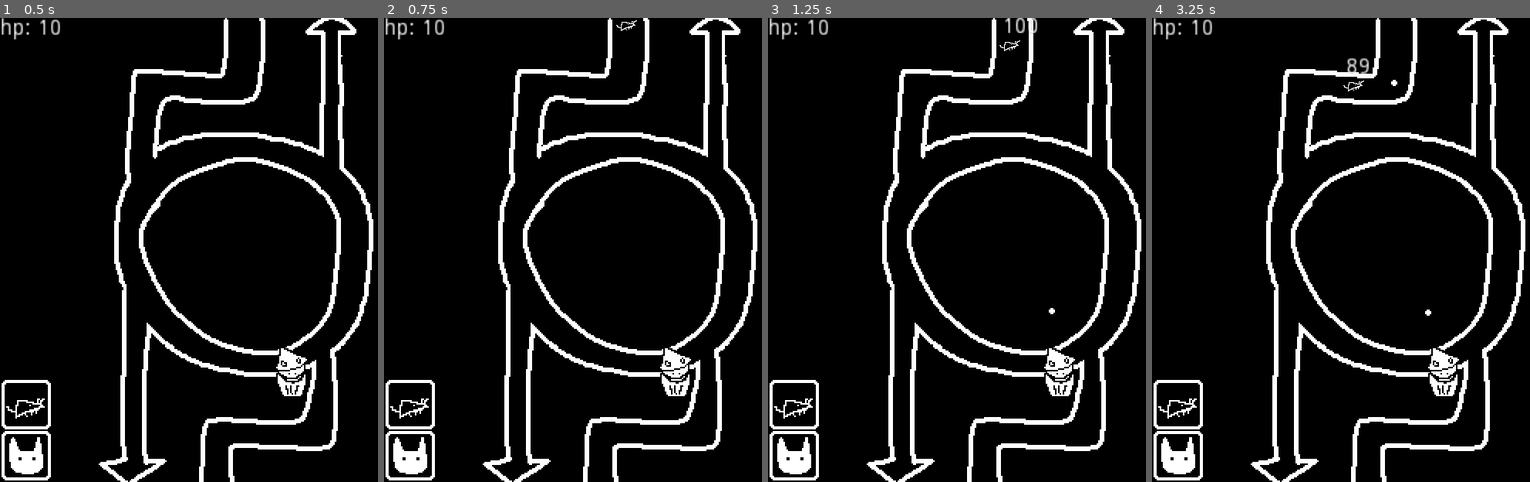
Above: before the commit, frames 1-4 (left to right).
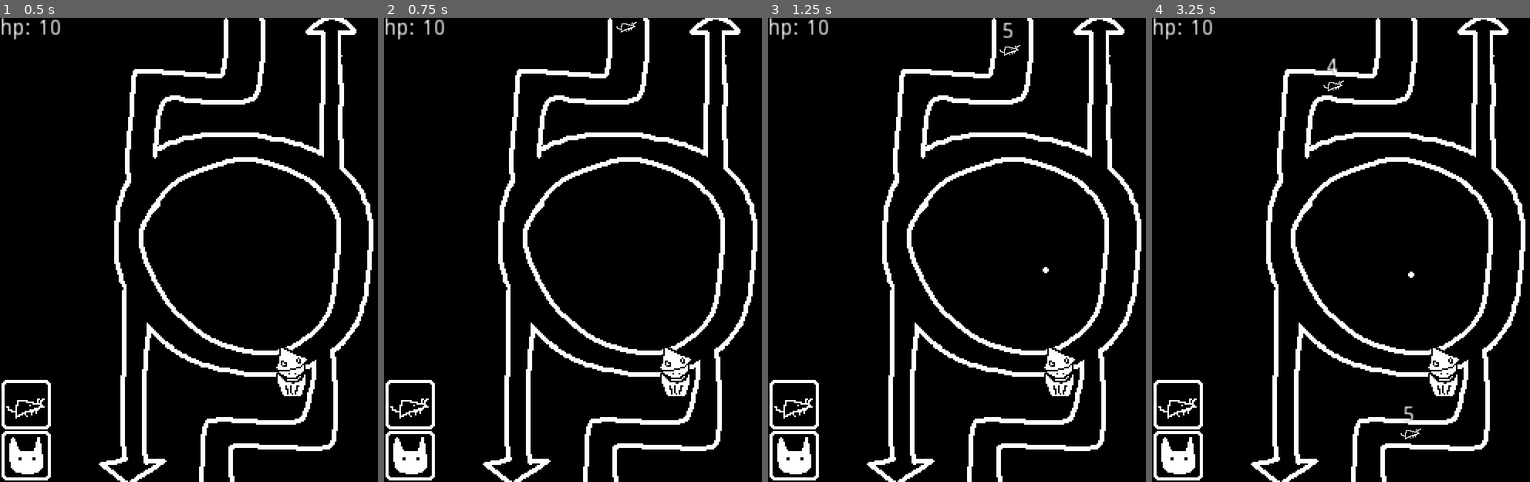
Above: after the commit, the same moments.

Repository: andymjchang/gmtk-2023
Game: Godot game, scene res://Scenes/Main.tscn
Two runs of this game, one before a commit and one after it. Both use one fixed random seed, a clock stepped at 60 frames per second and the inputs below.
Inputs (mouse positions are in pixels of both pictures, inside the frame that each line leads up to):
- Up to frame 1 (0.5 s): no input
- Up to frame 2 (0.75 s): tap Enter at 0.5 s; move the mouse to (410, 403) at 0.52 s; click (410, 403) at 0.6 s
- Up to frame 3 (1.25 s): no input
- Up to frame 4 (3.25 s): move the mouse to (1178, 454) at 1.27 s; click (1178, 454) at 1.35 s; move the mouse to (1427, 147) at 2.02 s; click (1427, 147) at 2.1 s; move the mouse to (1359, 342) at 2.77 s; click (1359, 342) at 2.85 s

Frame 1 is identical in both runs. In frame 2, less than 0.1% of the frame differs, in the area x 61-67%, y 0-4%; in frame 3, 0.3%; in frame 4, 0.4%, in the area x 45-74%, y 8-91%.

Commit message:
bullet multiple collision bug fix

Diff:
--- a/Objects/PrefabTest.gd
+++ b/Objects/PrefabTest.gd
@@ -2,7 +2,7 @@
 
 var atkSpd = 1
 var bulletDmg = 1
-var bulletSpd = 150
+var bulletSpd = 250
 var bulletNode = preload("res://Objects/Projectile.tscn")
 
 func _ready():
@@ -11,7 +11,7 @@
 func find_closest_target():
 	var unitArray = get_tree().get_nodes_in_group("UnitNode")
 
-	if unitArray.size() > 0:
+	if unitArray.size() > 0 and visible == true:
 		var dirVector = unitArray[0].global_position - global_position
 		dirVector = dirVector.normalized()
 		var bulletInstance = bulletNode.instance()
@@ -21,3 +21,4 @@
 func _on_Timer_timeout():
 	find_closest_target()
 	$Timer.wait_time = 1 / atkSpd
+	$Timer.start()
--- a/Objects/PrefabTest.tscn
+++ b/Objects/PrefabTest.tscn
@@ -12,5 +12,6 @@
 texture = ExtResource( 1 )
 
 [node name="Timer" type="Timer" parent="."]
+one_shot = true
 
 [connection signal="timeout" from="Timer" to="." method="_on_Timer_timeout"]
--- a/Objects/TestUnit.gd
+++ b/Objects/TestUnit.gd
@@ -2,9 +2,9 @@
 
 onready var path_follow = get_parent()
 
-var speed := 25
+var speed := 30
 var dmg := 1
-var hp := 100
+var hp := 5
 
 func _process(delta):
 	$RichTextLabel.text = str(hp)
@@ -35,6 +35,6 @@
 
 func _on_Area2D_area_shape_entered(area_rid, area, area_shape_index, local_shape_index):
 	print(area.get_parent().hit)
-
+	print(area)
 	if area.is_in_group("BulletNode") and area.get_parent().hit == false:
 		area.get_parent().on_hit(self)
--- a/Scenes/Main.tscn
+++ b/Scenes/Main.tscn
@@ -92,7 +92,6 @@
 curve = SubResource( 1 )
 
 [node name="Track2" type="Path2D" parent="."]
-visible = false
 curve = SubResource( 2 )
 
 [node name="RichTextLabel" type="RichTextLabel" parent="."]
